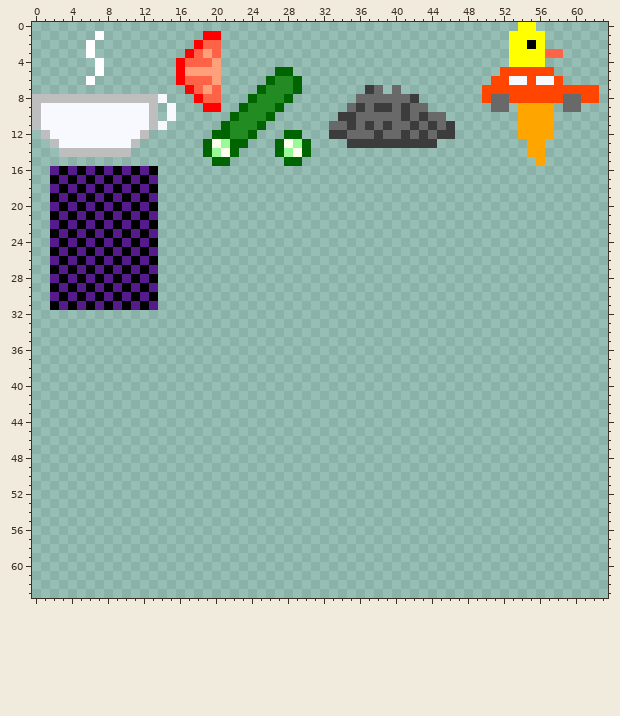
Two versions of one pixel-art sprite, assets/images/items.png. Above is the file before it was changed.
The file is 64x64 pixels.
Once edited:
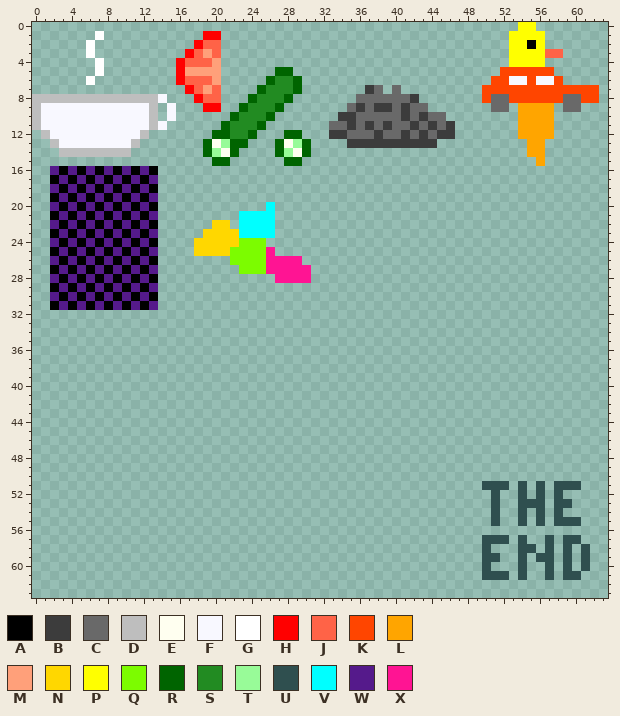
Palette (. is transparent): A #000000  B #3c3c3c  C #696969  D #bebebe  E #fffff0  F #f8f8ff  G #ffffff  H #ff0000  J #ff6347  K #ff4500  L #ffa500  M #ffa07a  N #ffd700  P #ffff00  Q #7cfc00  R #006400  S #228b22  T #98fb98  U #2f4f4f  V #00ffff  W #551a8b  X #ff1493
Changes in this commit:
@@ x 16..32 @@
 19 .................
-20 .................
-21 .................
-22 .................
-23 .................
-24 .................
-25 .................
-26 .................
-27 .................
-28 .................
+20 ..........V......
+21 .......VVVV......
+22 ....NN.VVVV......
+23 ...NNNNVVVV......
+24 ..NNNNNQQQ.......
+25 ..NNNNQQQQX......
+26 ......QQQQXXXX...
+27 .......QQQXXXXX..
+28 ...........XXXX..
 29 .................
@@ x 48..63 @@
 50 ................
-51 ................
-52 ................
-53 ................
-54 ................
-55 ................
+51 ..UUU.U.U.UUU...
+52 ...U..U.U.U.....
+53 ...U..UUU.UU....
+54 ...U..U.U.U.....
+55 ...U..U.U.UUU...
 56 ................
-57 ................
-58 ................
-59 ................
-60 ................
-61 ................
+57 ..UUU.U..U.UU...
+58 ..U...UU.U.U.U..
+59 ..UU..U.UU.U.U..
+60 ..U...U..U.U.U..
+61 ..UUU.U..U.UU...
 62 ................
Where, in picture pixels (left, top, right, bottom), the same in both pictures:
added: (194, 202, 311, 283)
added: (482, 481, 590, 580)
